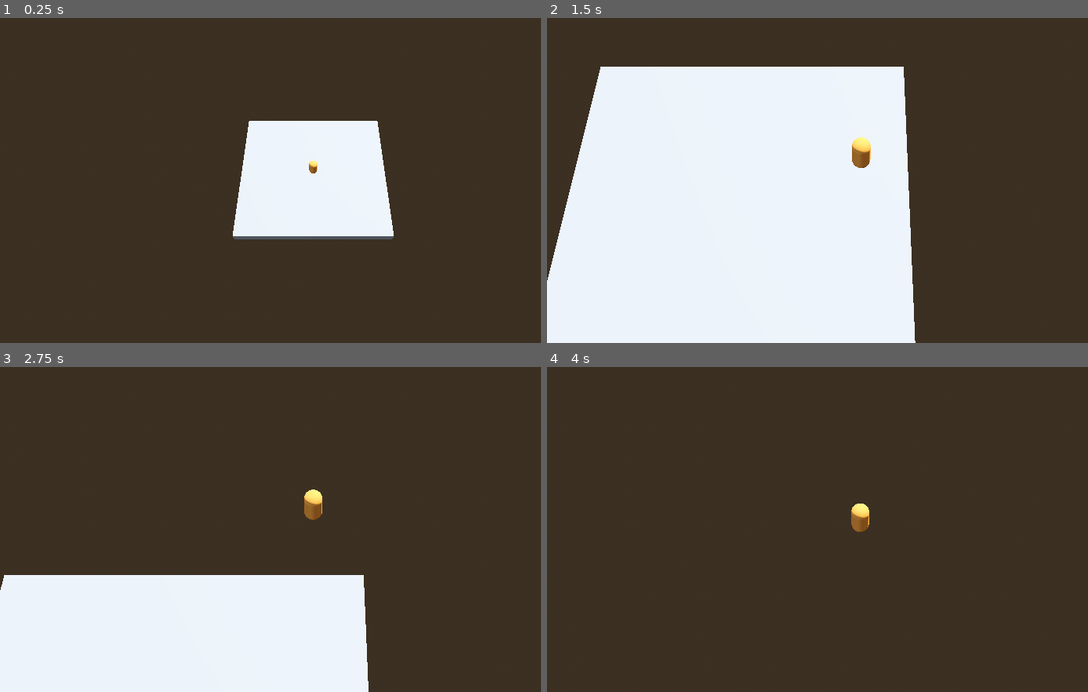
Above: before the commit, frames 1-4 (two rows, left to right).
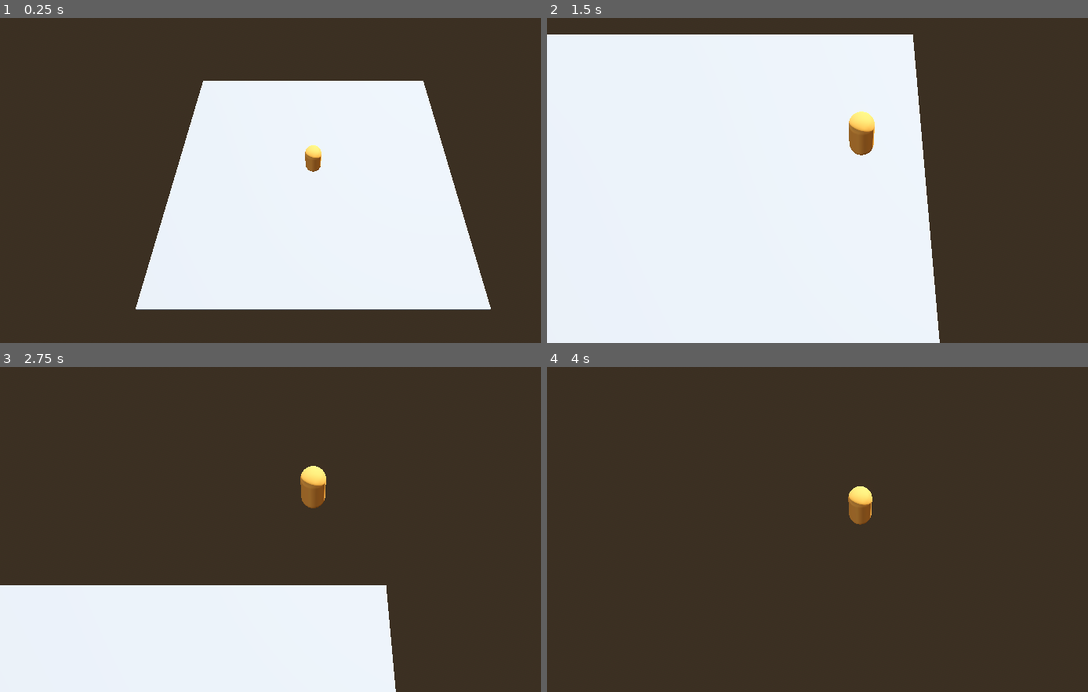
Above: after the commit, the same moments.

Repository: CFL-Helios/murphys-kitchen
Game: Godot game, scene res://levels/player_test.tscn
Same seed, same stepped clock (60 frames per second), same inputs: the game is played once before the commit and once after it. The project has no main scene, so this scene is started directly.
Inputs (mouse positions are in pixels of both pictures, inside the frame that each line leads up to):
- Up to frame 1 (0.25 s): no input
- Up to frame 2 (1.5 s): tap Enter (ui_accept) at 0.5, 0.77 s; move the mouse to (996, 148) at 0.52 s; hold Right (move_right) 0.53-1.28 s; tap Shift (sprint) at 0.6 s; click (996, 148) at 0.67 s; move the mouse to (828, 167) at 1.27 s; hold W (move_up) from 1.28 s (still down); tap F at 1.35 s
- Up to frame 3 (2.75 s): keep holding W (move_up); tap Enter (ui_accept) at 1.52 s; move the mouse to (330, 510) at 2.02 s; hold Q from 2.03 s (still down)
- Up to frame 4 (4 s): keep holding W (move_up); move the mouse to (849, 523) at 2.77 s; release Q at 2.78 s; tap Space at 2.85 s; click (849, 523) at 2.92 s; tap Enter (ui_accept) at 3.02, 3.77 s; move the mouse to (909, 519) at 3.52 s; tap Shift (sprint) at 3.6 s

The runs differ from the first frame. In frame 1, 28% of the frame differs, in the area x 25-91%, y 19-90%; in frame 2, 14%; in frame 3, 4.2%; in frame 4, 0.4%.

Commit message:
adjust camera behavior

Diff:
--- a/characters/player/player.tscn
+++ b/characters/player/player.tscn
@@ -45,8 +45,8 @@
 
 [node name="Camera" type="Camera3D" parent="."]
 physics_interpolation_mode = 1
-transform = Transform3D(1, 0, 0, 0, 0.5, 0.866025, 0, -0.866025, 0.5, 0, 25, 14)
-fov = 30.0
+transform = Transform3D(1, 0, 0, 0, 0.5, 0.866025, 0, -0.866025, 0.5, 0, 12, 7)
+fov = 45.0
 
 [node name="PhantomCameraHost" type="Node" parent="Camera"]
 process_priority = 300
@@ -55,13 +55,13 @@
 metadata/_custom_type_script = ExtResource("2_ixbpm")
 
 [node name="PhantomCamera3D" type="Node3D" parent="." node_paths=PackedStringArray("follow_target")]
-transform = Transform3D(1, 0, 0, 0, 0.5, 0.866025, 0, -0.866025, 0.5, 0, 25, 14)
+transform = Transform3D(1, 0, 0, 0, 0.5, 0.866025, 0, -0.866025, 0.5, 0, 12, 7)
 top_level = true
 script = ExtResource("3_c6leb")
 follow_mode = 2
 follow_target = NodePath("../PlayerCharacter")
 tween_resource = SubResource("Resource_ty5pe")
 camera_3d_resource = ExtResource("5_idpv6")
-follow_offset = Vector3(0, 25, 14)
+follow_offset = Vector3(0, 12, 7)
 follow_damping = true
 metadata/_custom_type_script = ExtResource("3_c6leb")
--- a/characters/player/player_cam.tres
+++ b/characters/player/player_cam.tres
@@ -8,7 +8,7 @@
 h_offset = 0.0
 v_offset = 0.0
 projection = 0
-fov = 30.0
+fov = 45.0
 size = 1.0
 frustum_offset = Vector2(0, 0)
 near = 0.05
